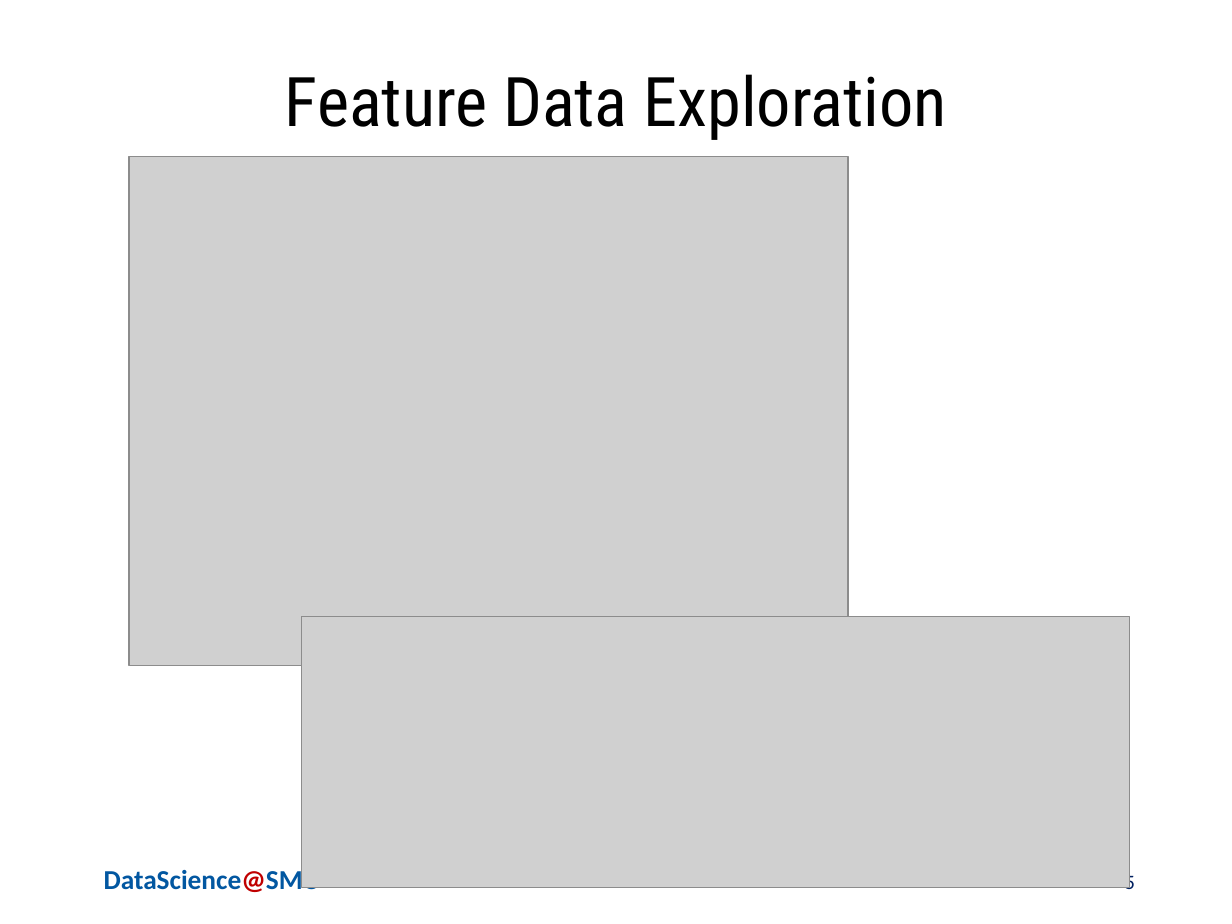
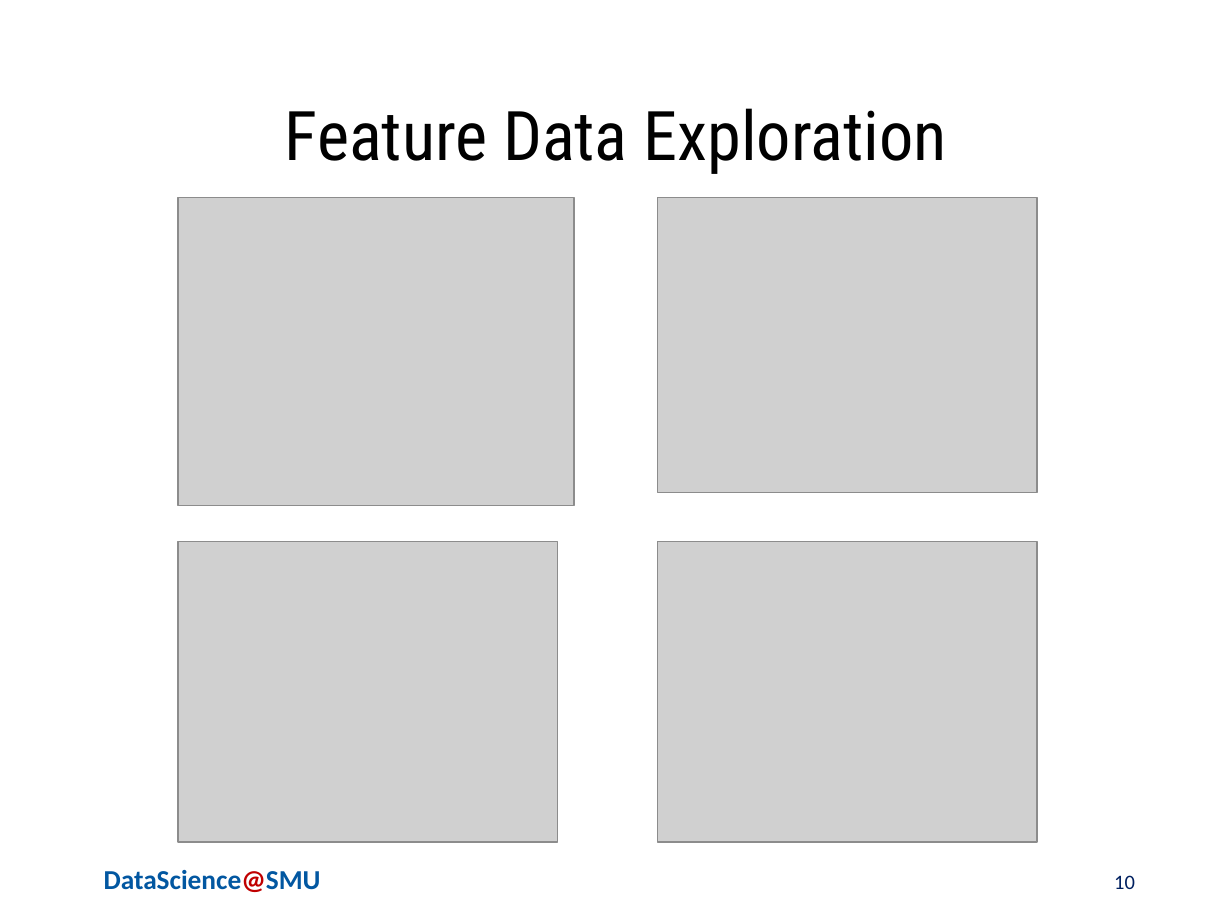
Before and after one commit to ChiruGit/Capstone, a slide deck: slide 10 of PoliticalProfiling-NLP+FeatureEngg-MSDSSMU-Fall2018.pptx (slide 5 before the commit). Drawn at 1232x924 pixels with LibreOffice and Linux fonts; fonts in the diff are those of the drawing; grey boxes stand for pictures; background and template pictures are left out. Boxes give left, top, right and bottom in pixels: in the first picture for what was removed or moved away, otherwise in the second. Text is boxed around its words. In the diff, an @@ line names an element or a change of style, - is before the commit and + after.

```diff
--- a/PoliticalProfiling-NLP+FeatureEngg-MSDSSMU-Fall2018.pptx
+++ b/PoliticalProfiling-NLP+FeatureEngg-MSDSSMU-Fall2018.pptx
@@ title "Feature Data Exploration" moved from (x1=285, y1=74, x2=946, y2=140) to (x1=285, y1=108, x2=946, y2=174) @@
@@ picture removed at (x1=129, y1=156, x2=849, y2=667) @@
@@ picture added at (x1=179, y1=197, x2=574, y2=505) @@
@@ picture added at (x1=658, y1=197, x2=1037, y2=493) @@
@@ picture added at (x1=179, y1=542, x2=558, y2=843) @@
@@ picture added at (x1=658, y1=542, x2=1037, y2=843) @@
@@ picture removed at (x1=302, y1=617, x2=1130, y2=888) @@
@@ page number at (x1=1114, y1=875, x2=1135, y2=889): text changed @@
-5
+10
```
Also in this commit, not shown: 4 other slides changed, 13 slides added, 1 slide removed, 1 other file.
